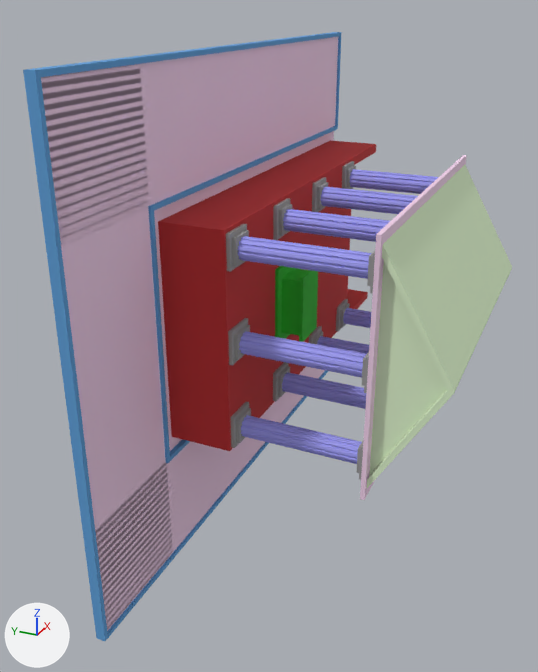
Two versions of the OBJ model Demo/Demo/data/models/temple.obj, one commit apart.
The view is the same before and after, from a 50 mm camera at (-327.0, -165.0, 136.0) aimed at (-23.0, -29.0, -15.0). The lights are fixed; the arrows at lower left show +X, +Y and +Z. Where no turn or scale is listed for an object, it has been applied to the vertices.

Names of what the first picture shows: 'temple'.
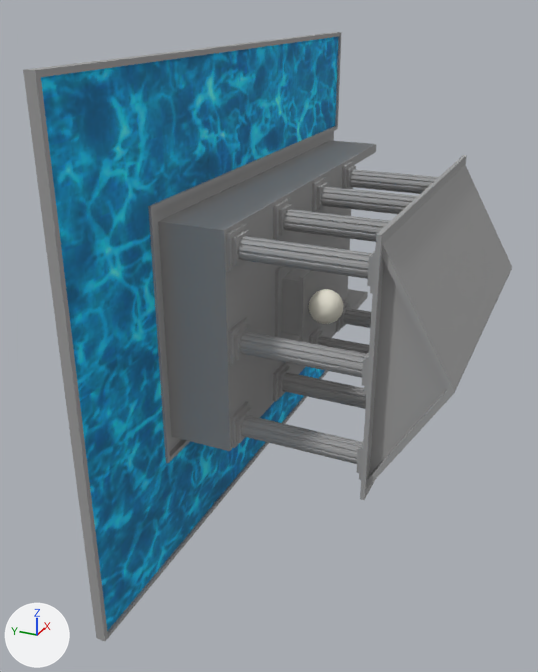
Location of each change, [x1, y1, x2, y2] in pixels of the pictures (538 x 672 px; the box of a moved part takes in the faces that stretch with it):
part 1 of me_temple, added: after [309, 289, 344, 324]
part 2 of me_temple, moved or reshaped: before [95, 367, 325, 629]; after [167, 367, 325, 552]
part 3 of me_temple, moved or reshaped: before [41, 37, 338, 246]; after [140, 37, 338, 206]
part 4 of me_temple, recoloured: [154, 131, 467, 500] in both
part 5 of me_temple, recoloured (grey to blue): [41, 64, 173, 631] in both
part 6 of me_temple, recoloured (red to grey): [158, 140, 376, 451] in both
part 7 of me_temple, recoloured: [226, 161, 375, 480] in both
part 8 of me_temple, recoloured (blue to grey): [238, 169, 438, 464] in both
part 9 of me_temple, recoloured: [367, 165, 512, 488] in both
part 10 of me_temple, recoloured (green to grey): [275, 266, 318, 342] in both
part 11 of me_temple, recoloured (blue to grey): [23, 32, 341, 641] in both

Diff of the bpy script that builds the scene:
```diff
--- a/Demo/Demo/data/models/temple.obj.py
+++ b/Demo/Demo/data/models/temple.obj.py
@@ img_water_tga @@
+img_water_tga = load_image('water.tga', '../textures/water.tga', 512, 512, 'sRGB')
@@ mat_material__3 @@
+mat_material__3 = principled_material('Material__3')
+mat_material__3.base_color = (1.0, 0.965, 0.828)  # white #fffbeb
+mat_material__3.roughness = 0.818
@@ mat_material__2 @@
+mat_material__2 = principled_material('Material__2')
+mat_material__2.texture = img_water_tga
+mat_material__2.roughness = 0.866
@@ mat_material__4 @@
+mat_material__4 = principled_material('Material__4')
+mat_material__4.base_color = (0.349, 0.349, 0.349)  # grey #9f9f9f
+mat_material__4.roughness = 1.0
@@ me_temple @@
 # used by ob_temple; location = (0.0, 0.0, 0.0)
 # verts and faces of me_temple; kept vertices keep their numbers, new ones are numbered from 4530
 # before: 4518 (-139.0, -3.0, -115.0) at pixel (103, 638), 4521 (-139.0, -3.0, -59.0)
 # before: 4526 (-139.0, -3.0, 59.0), 4529 (-139.0, -3.0, 115.0)
-me_temple.from_pydata(...)  # 4530 vertices, 8830 faces; spans x -139.0..139.0, y -127.0..0.0, z -116.0..116.0
+me_temple.from_pydata(...)  # 5012 vertices, 9790 faces; spans x -139.0..139.0, y -127.0..0.0, z -116.0..116.0
+# me_temple part 1: a new loose piece, a UV sphere (32 segments, 16 rings, poles along y) spanning x -20.0..-3.0, y -62.0..-45.0, z -9.0..8.0, in mat_material__3 (white #fffbeb)
+# me_temple part 2
+verts[4518] = (-81.0, -3.0, -115.0)  # moved
+verts[4521] = (-81.0, -3.0, -59.0)  # moved
+# me_temple part 3
+verts[4526] = (-81.0, -3.0, 59.0)  # moved, pixel (149, 208)
+verts[4529] = (-81.0, -3.0, 115.0)  # moved
+# me_temple part 4: 24 faces spanning x -80.0..139.0, y -96.0..0.0, z -58.0..58.0 switch from mat_wire_229166215 (white #f3d3ed) to mat_material__4 (grey #9f9f9f)
+# me_temple part 5: 6 faces spanning x -138.0..138.0, y -3.0, z -115.0..115.0 switch from mat_wire_229166215 (white #f3d3ed) to mat_material__2 (picture img_water_tga)
+# me_temple part 6: 168 faces spanning x -73.0..133.0, y -32.0..0.0, z -51.0..52.0 switch from mat_wire_135006006 (red #c02a2a) to mat_material__4 (grey #9f9f9f)
+# me_temple part 7: 432 faces spanning x -72.0..85.0, y -94.0..-32.0, z -50.0..50.0 switch from mat_wire_086086086 (grey #9d9d9d) to mat_material__4 (grey #9f9f9f)
+# me_temple part 8: 8028 faces spanning x -69.0..82.0, y -91.0..-31.0, z -47.0..47.0 switch from mat_wire_088088225 (blue #9f9ff1) to mat_material__4 (grey #9f9f9f)
+# me_temple part 9: 44 faces spanning x -72.0..84.0, y -127.0..-94.0, z -57.0..57.0 switch from mat_wire_184228153 (green #ddf3cb) to mat_material__4 (grey #9f9f9f)
+# me_temple part 10: 36 faces spanning x -24.0..1.0, y -46.0..-32.0, z -20.0..20.0 switch from mat_wire_006135006 (green #2ac02a) to mat_material__4 (grey #9f9f9f)
+# me_temple part 11: 92 faces spanning x -139.0..139.0, y -4.0..0.0, z -116.0..116.0 switch from mat_wire_028089177 (blue #5d9fd9) to mat_material__4 (grey #9f9f9f)
+me_temple.materials.append(mat_material__3)  # white #fffbeb
```
